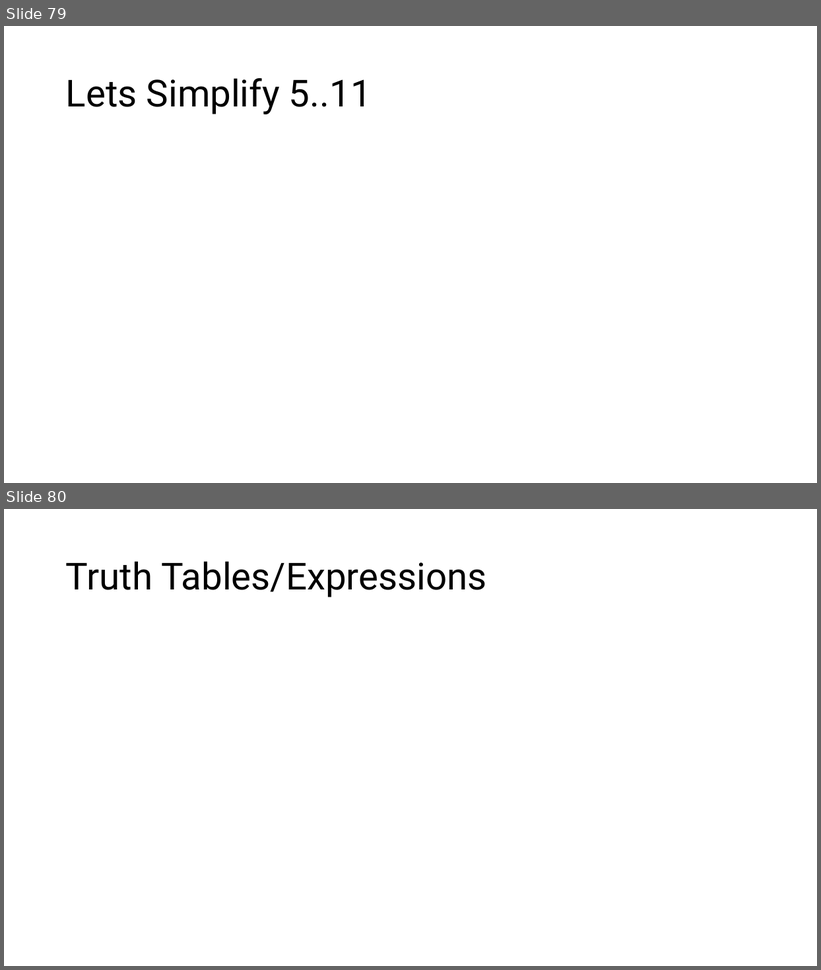
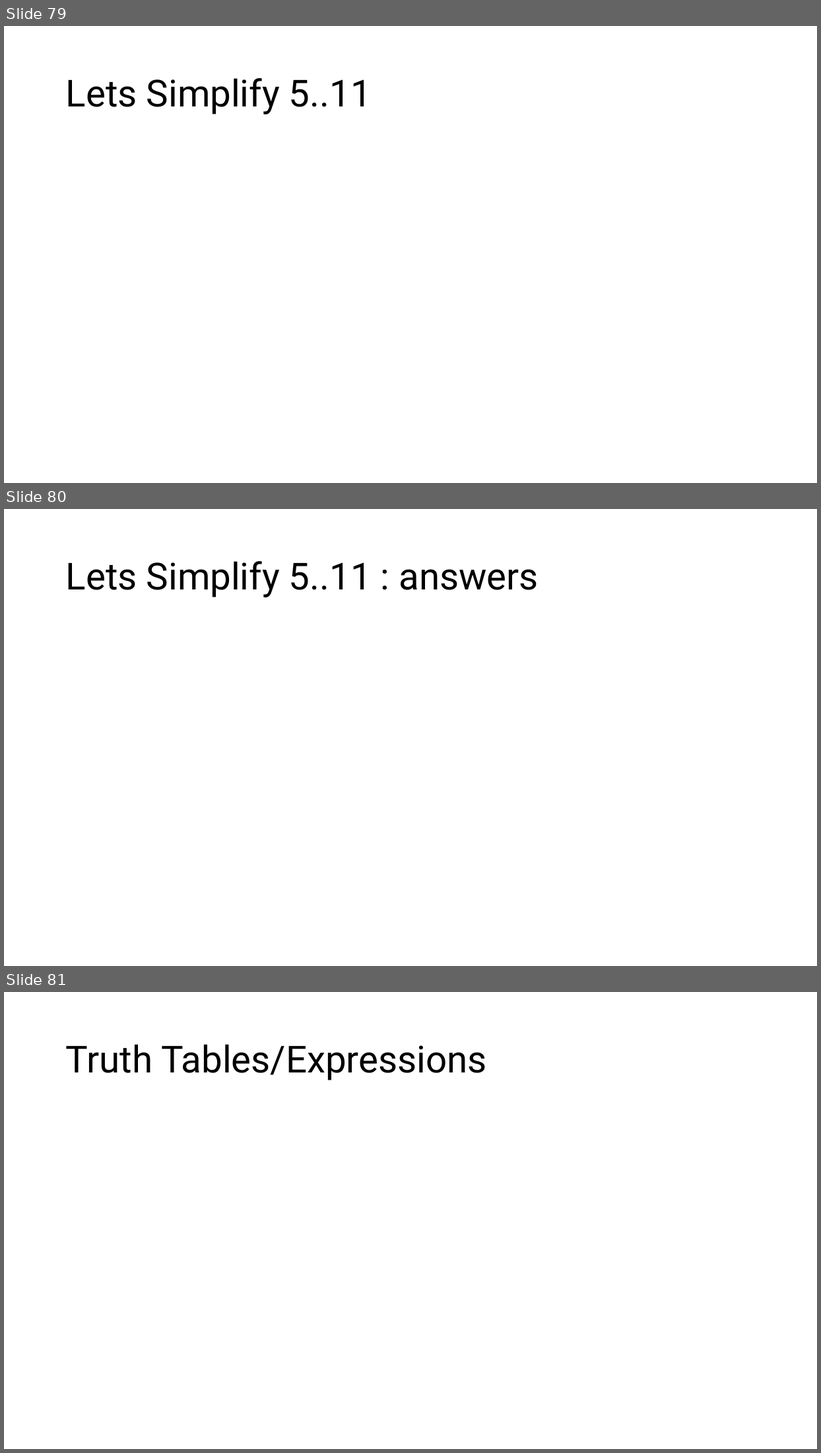
Before and after one commit to MoklaEducation/ems_winter_2025_acsl101, a slide deck: all/ExploringCSConceptsViaACSLCompetitions_all.pptx. Shown one above the other, each under a label of ours: slides 79 and 80 before the commit, slides 79, 80 and 81 after it. The pictures are 821x970 and 821x1453 pixels, drawn with LibreOffice and Linux fonts; fonts in the diff are those of the drawing; grey boxes stand for pictures. Boxes give left, top, right and bottom in pixels: in the first picture for what was removed or moved away, otherwise in the second. Text is boxed around its words. In the diff, an @@ line names an element or a change of style, - is before the commit and + after.

```diff
--- a/all/ExploringCSConceptsViaACSLCompetitions_all.pptx
+++ b/all/ExploringCSConceptsViaACSLCompetitions_all.pptx
@@ slide 80 added at [4,509,817,966], background #FFFFFF @@
@@ title added at [66,561,538,597], 44 pt, text #000000 @@
+Lets Simplify 5..11 : answers
@@ what was slide 80 is now slide 81 @@
```
Also in this commit, not shown: 12 other slides added, 1 other file.
